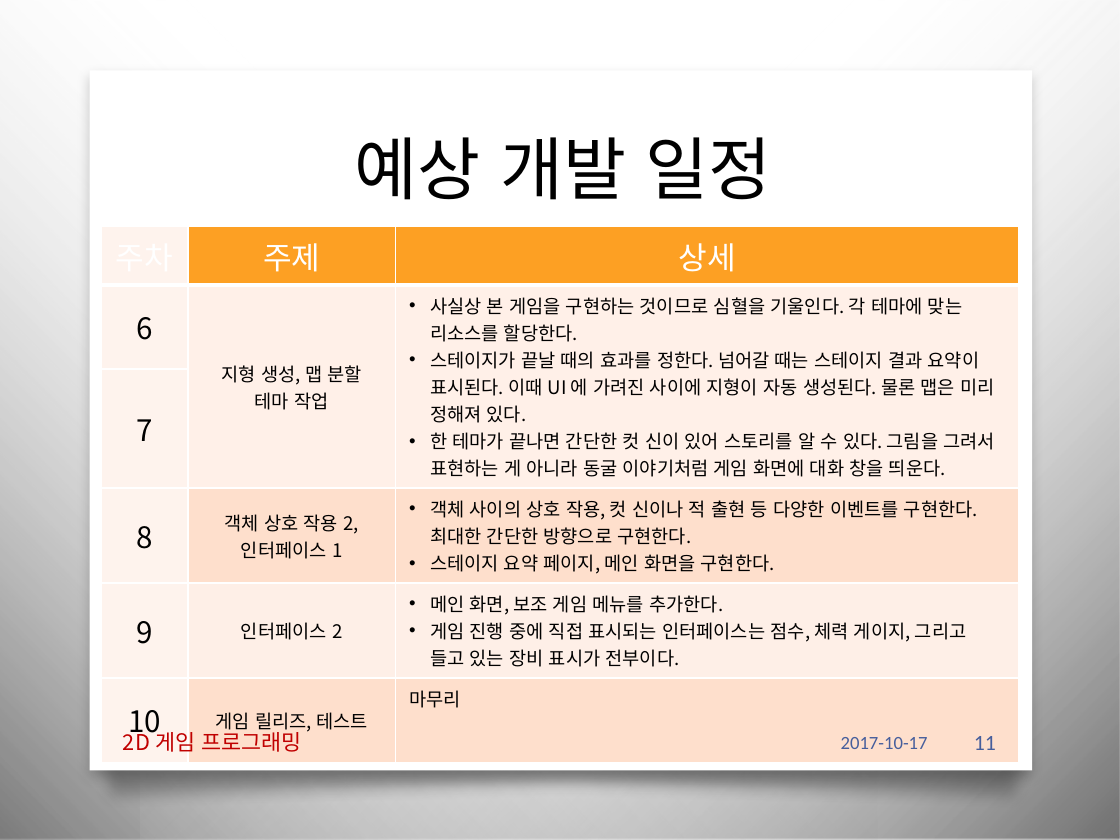
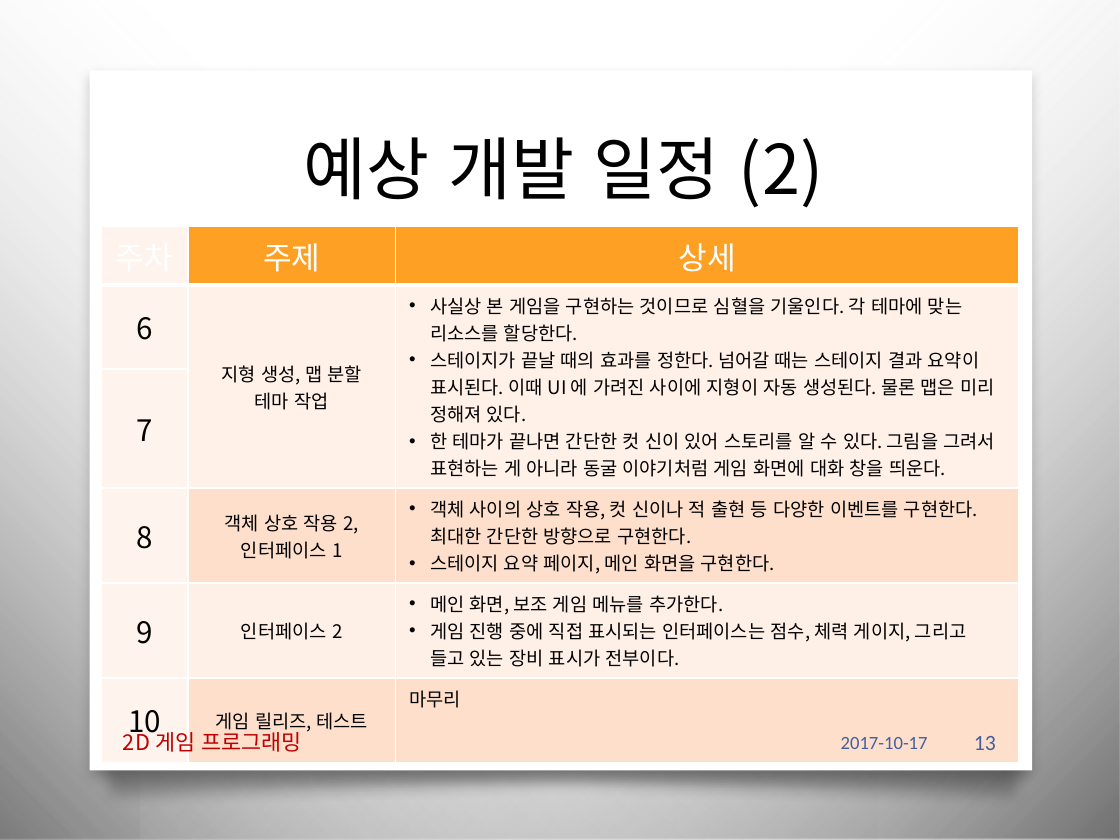
Before and after one commit to iconstudio/2017-Platformer, a slide deck: slide 13 of slides/2017_2DGP_1차발표.pptx (slide 11 before the commit). Drawn at 1120x840 pixels with LibreOffice and Linux fonts; fonts in the diff are those of the drawing; background and template pictures are left out. Boxes give left, top, right and bottom in pixels: in the first picture for what was removed or moved away, otherwise in the second. Text is boxed around its words. In the diff, an @@ line names an element or a change of style, - is before the commit and + after.

```diff
--- a/slides/2017_2DGP_1차발표.pptx
+++ b/slides/2017_2DGP_1차발표.pptx
@@ title at (x1=303, y1=137, x2=823, y2=208): text changed @@
-예상 개발 일정
+예상 개발 일정 (2)
@@ page number at (x1=974, y1=736, x2=996, y2=750): text changed @@
-11
+13
```
Also in this commit, not shown: 8 other slides changed, 2 slides added, 4 other files.
